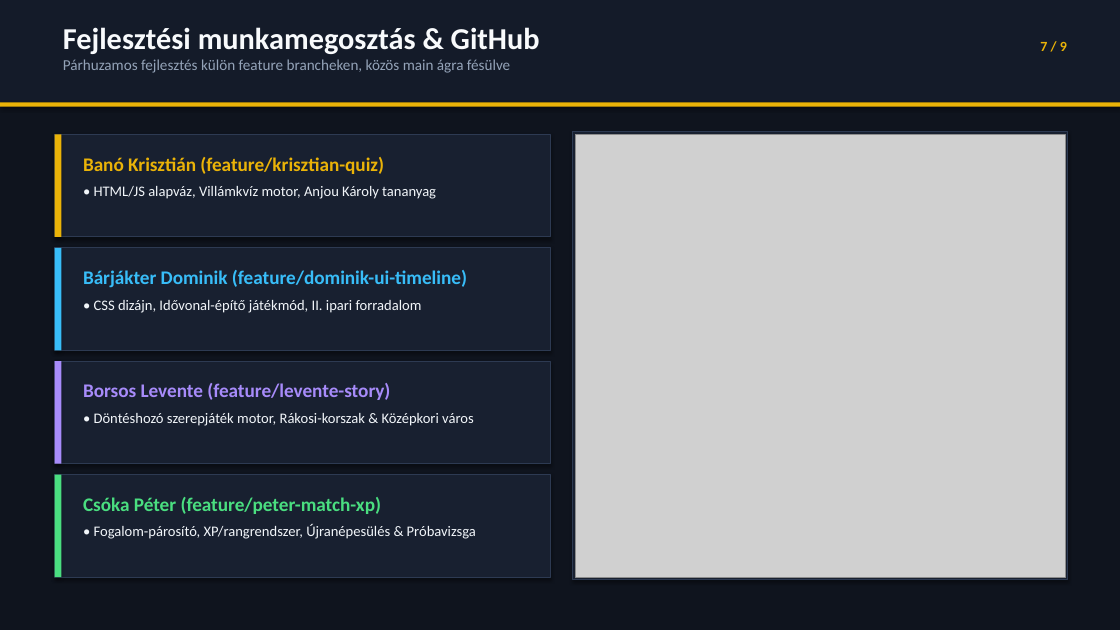
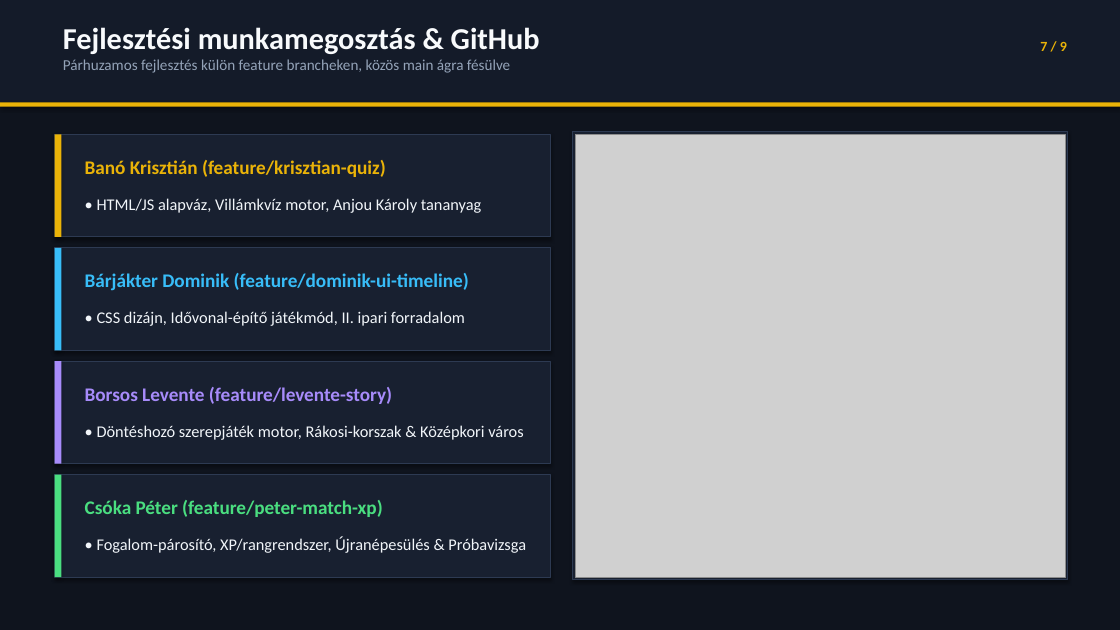
Before and after one commit to hcr1s/tortenelem_tanulo_app, a slide deck: slide 7 of docs/ToriMester_Bemutato.pptx. Drawn at 1120x630 pixels with LibreOffice and Linux fonts; fonts in the diff are those of the drawing; grey boxes stand for pictures. Boxes give left, top, right and bottom in pixels: in the first picture for what was removed or moved away, otherwise in the second. Text is boxed around its words. In the diff, an @@ line names an element or a change of style, - is before the commit and + after.

```diff
--- a/docs/ToriMester_Bemutato.pptx
+++ b/docs/ToriMester_Bemutato.pptx
@@ text "Banó Krisztián (feature/krisztian-quiz)" at (85, 160, 482, 213): size 12.5 to 14 pt in "• HTML/JS alapváz, Villámkvíz motor, Anjou Károly ..."; more space between paragraphs; line spacing 1 to 1.2 @@
@@ text "Bárjákter Dominik (feature/dominik-ui-timeline)" at (85, 273, 469, 326): size 12.5 to 14 pt in "• CSS dizájn, Idővonal-építő játékmód, II. ipari ..."; more space between paragraphs; line spacing 1 to 1.2 @@
@@ text "Borsos Levente (feature/levente-story)" at (85, 387, 523, 440): size 12.5 to 14 pt in "• Döntéshozó szerepjáték motor, Rákosi-korszak & Középkori ..."; more space between paragraphs; line spacing 1 to 1.2 @@
@@ text "Csóka Péter (feature/peter-match-xp)" at (85, 500, 526, 553): size 12.5 to 14 pt in "• Fogalom-párosító, XP/rangrendszer, Újranépesülés & Próbavi ..."; more space between paragraphs; line spacing 1 to 1.2 @@
```
Also in this commit, not shown: 8 other slides changed.
